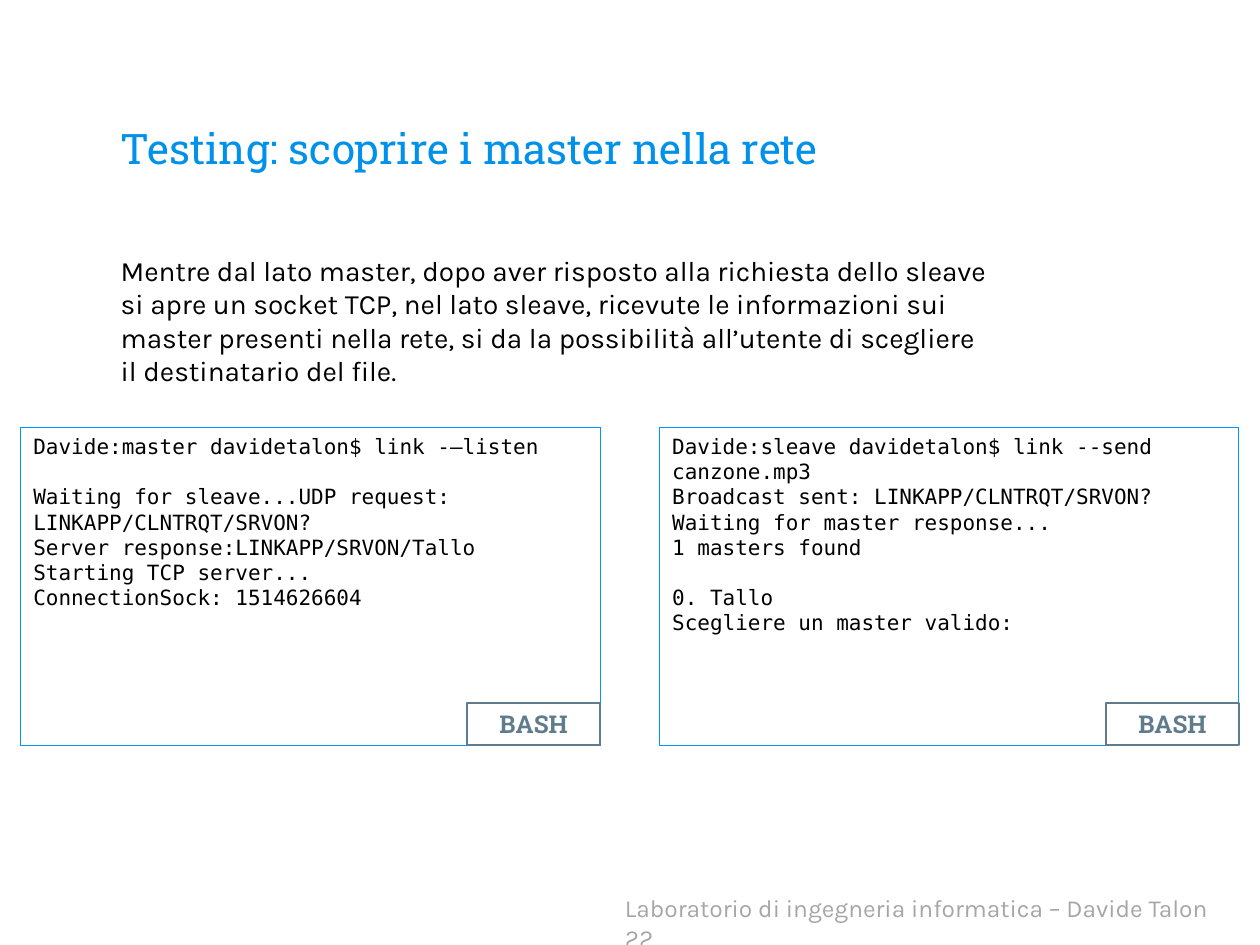
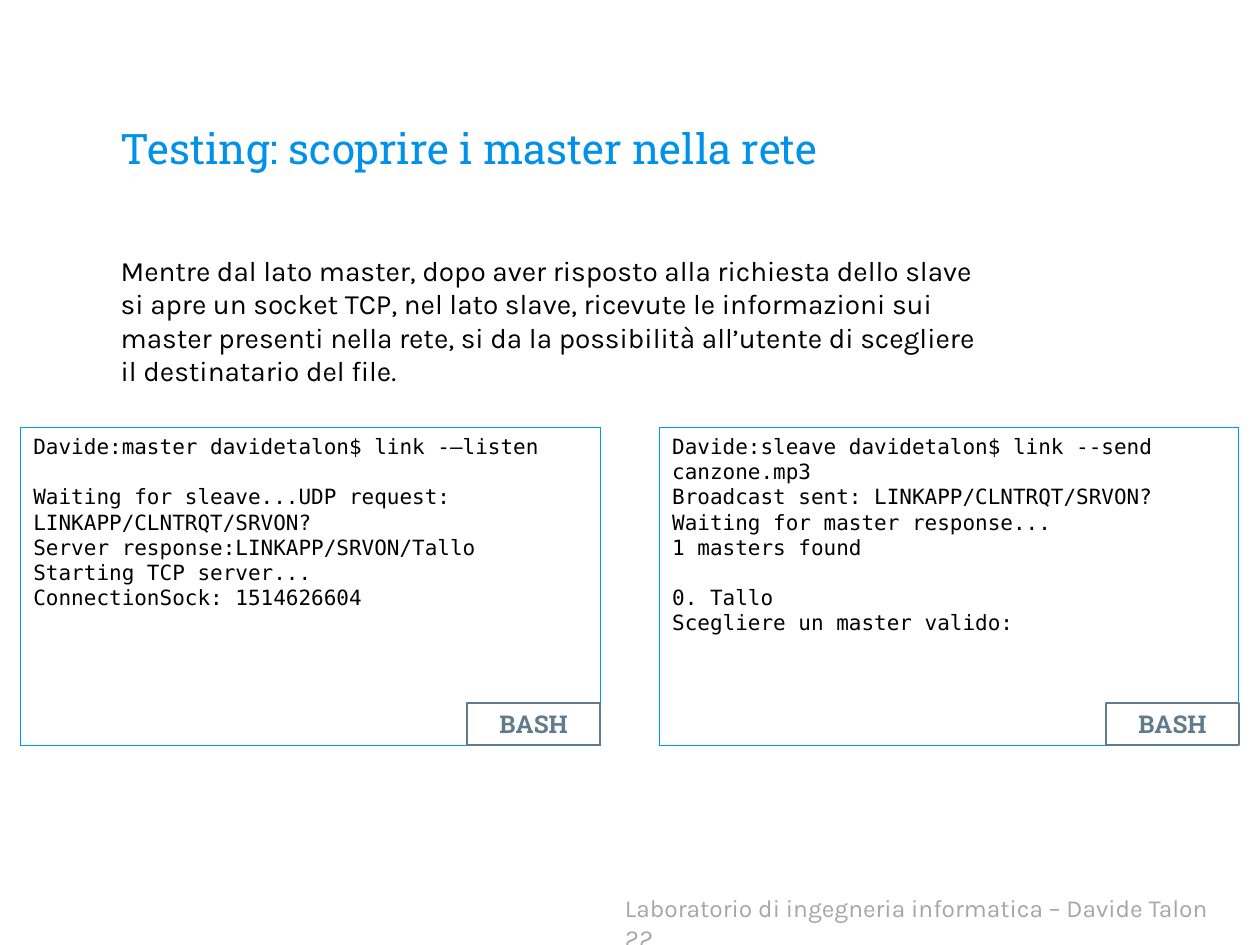
Before and after one commit to davidetalon/link, a slide deck: slide 23 of Presentation slides/Presentazione.pptx. Drawn at 1260x945 pixels with LibreOffice and Linux fonts; fonts in the diff are those of the drawing; background and template pictures are left out. Boxes give left, top, right and bottom in pixels: in the first picture for what was removed or moved away, otherwise in the second. Text is boxed around its words. In the diff, an @@ line names an element or a change of style, - is before the commit and + after.

Commit message:
SLAVE e non SLEAVE

```diff
--- a/Presentation slides/Presentazione.pptx
+++ b/Presentation slides/Presentazione.pptx
@@ text at bbox=[121, 261, 974, 382]: text changed @@
-Mentre dal lato master, dopo aver risposto alla richiesta dello sleave si apre un socket TCP, nel lato sleave, ricevute le informazioni sui master presenti nella rete, si da la possibilità all’utente di scegliere il destinatario del file.
+Mentre dal lato master, dopo aver risposto alla richiesta dello slave si apre un socket TCP, nel lato slave, ricevute le informazioni sui master presenti nella rete, si da la possibilità all’utente di scegliere il destinatario del file.
```
Also in this commit, not shown: 5 other slides changed, 1 other file.
